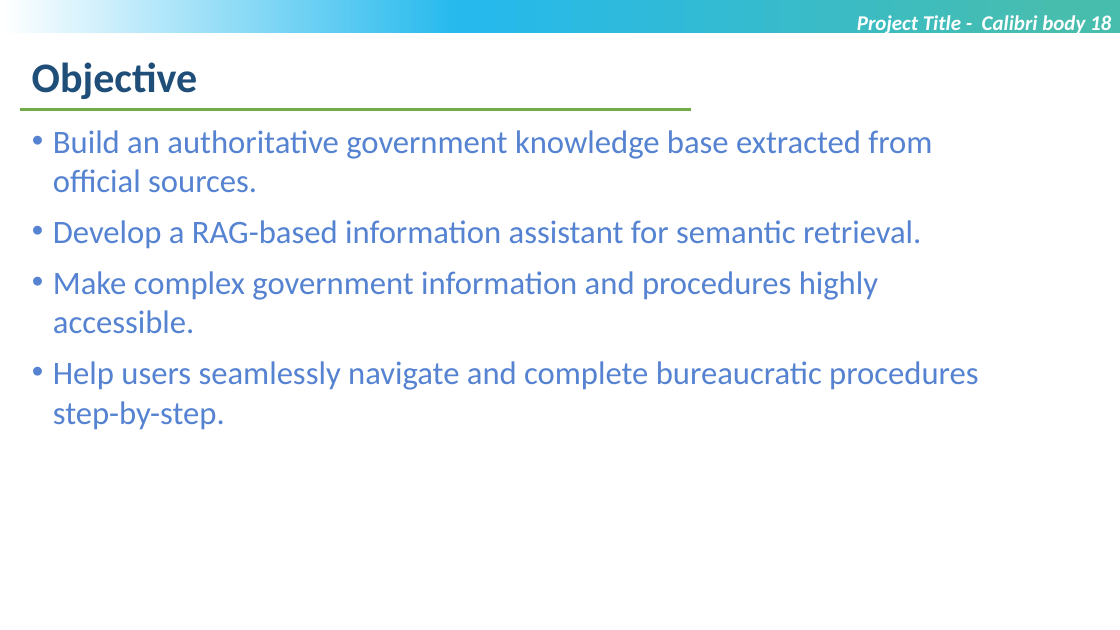
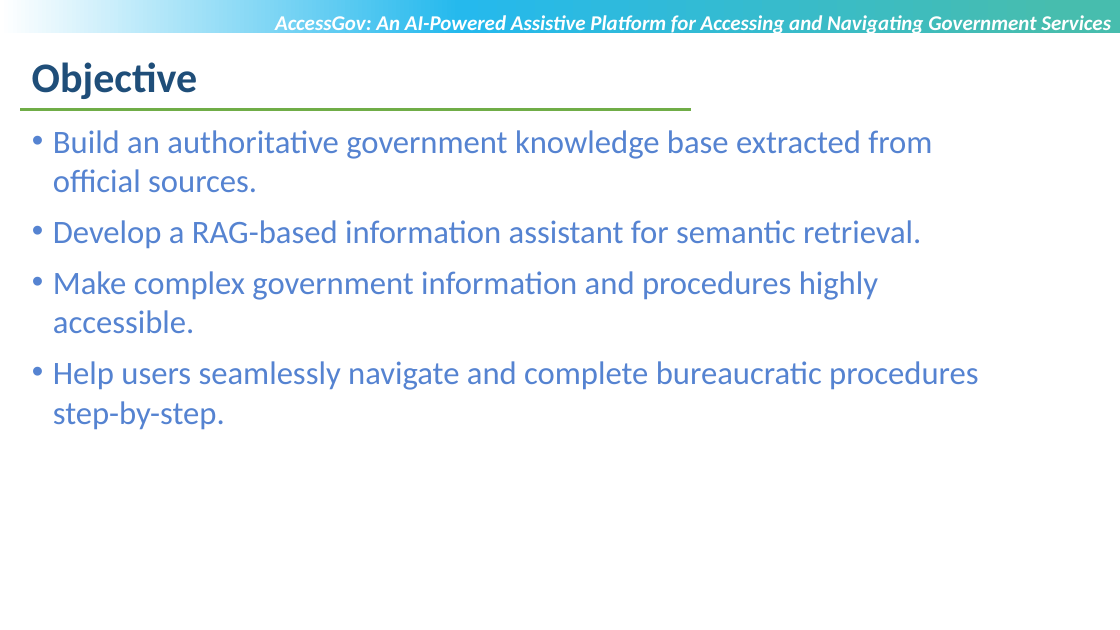
Before and after one commit to MehtaRahi/AccessGov, a slide deck: slide 3 of T9998_VIT-Chennai_Rahi_Sanxipt_Mehta_Review1.pptx. Drawn at 1120x630 pixels with LibreOffice and Linux fonts; fonts in the diff are those of the drawing; background and template pictures are left out. Boxes give left, top, right and bottom in pixels: in the first picture for what was removed or moved away, otherwise in the second. Text is boxed around its words. In the diff, an @@ line names an element or a change of style, - is before the commit and + after.

Commit message:
docs: add architecture documentation and update project presentation files

```diff
--- a/T9998_VIT-Chennai_Rahi_Sanxipt_Mehta_Review1.pptx
+++ b/T9998_VIT-Chennai_Rahi_Sanxipt_Mehta_Review1.pptx
@@ text added at box(275, 15, 1111, 36), 18 pt, text #FFFFFF, bold, italic @@
+AccessGov: An AI-Powered Assistive Platform for Accessing and Navigating Government Services
@@ text removed at box(857, 15, 1111, 36) @@
-Project Title - Calibri body 18
```
Also in this commit, not shown: 4 other slides changed, 3 slides added, 2 slides removed, 2 other files.
